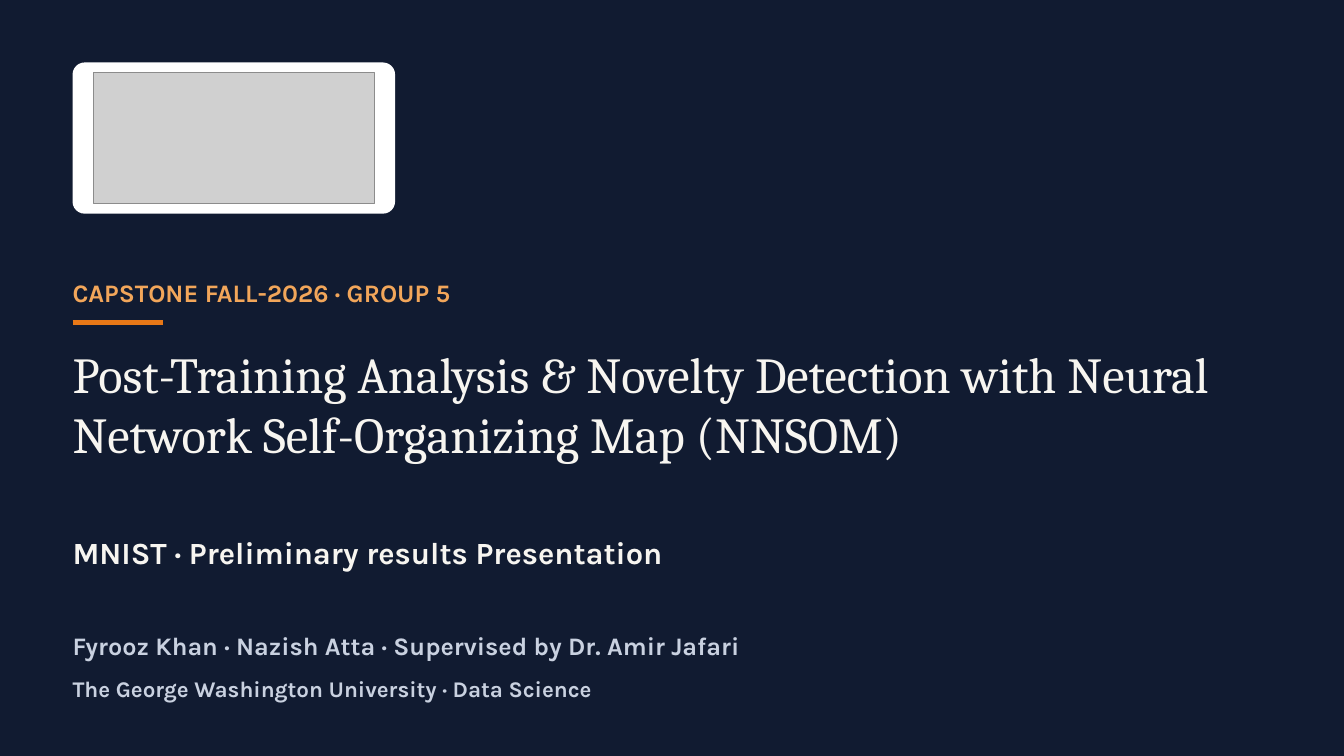
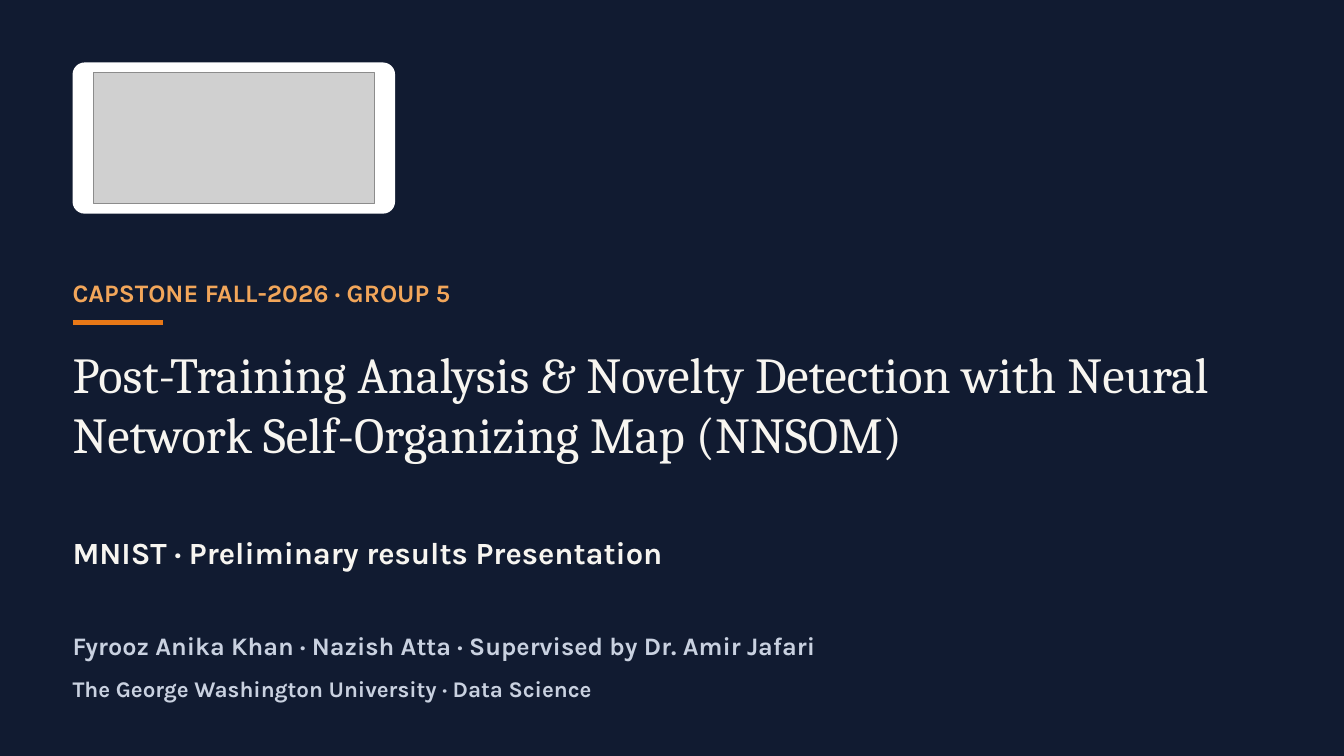
Before and after one commit to nazishatta/fall-2026-group5, a slide deck: slide 1 of presentation/v1_mnist/Capstone_Group5_Preliminary_presentation.pptx. Drawn at 1344x756 pixels with LibreOffice and Linux fonts; fonts in the diff are those of the drawing; grey boxes stand for pictures. Boxes give left, top, right and bottom in pixels: in the first picture for what was removed or moved away, otherwise in the second. Text is boxed around its words. In the diff, an @@ line names an element or a change of style, - is before the commit and + after.

```diff
--- a/presentation/v1_mnist/Capstone_Group5_Preliminary_presentation.pptx
+++ b/presentation/v1_mnist/Capstone_Group5_Preliminary_presentation.pptx
@@ text at (x1=73, y1=637, x2=815, y2=661): text changed @@
-Fyrooz Khan · Nazish Atta · Supervised by Dr. Amir Jafari
+Fyrooz Anika Khan · Nazish Atta · Supervised by Dr. Amir Jafari
```
Also in this commit, not shown: 14 other files.
